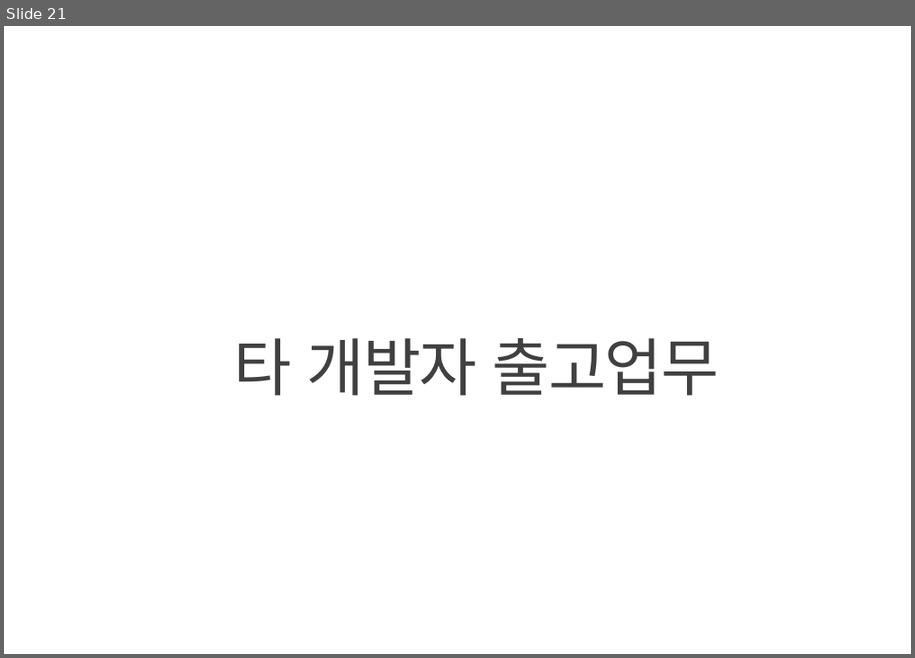
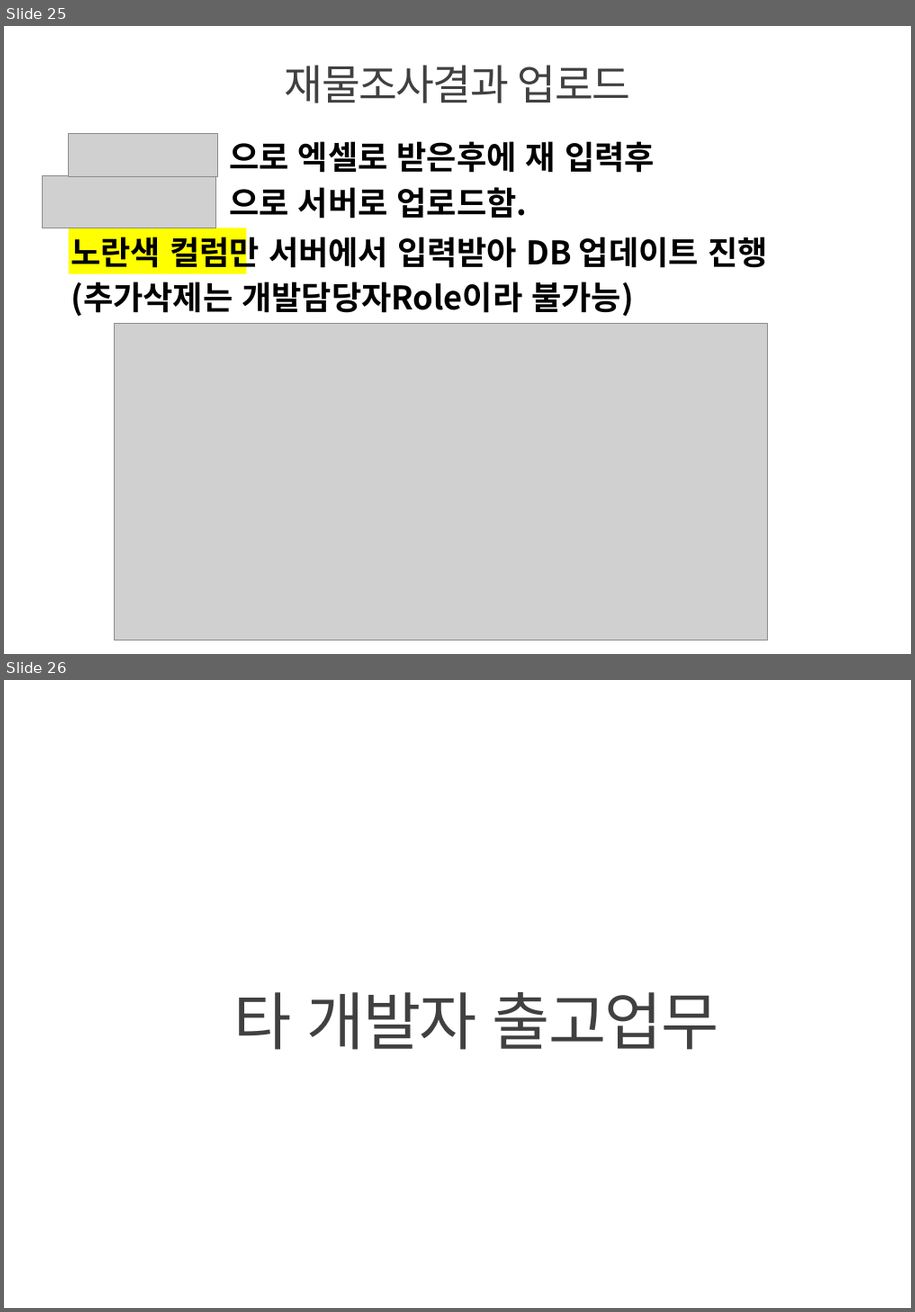
Before and after one commit to jaeyong1/stockmgmt, a slide deck: src/main/webapp/resources/doc/innoparts_user_guide.pptx. Shown one above the other, each under a label of ours: slide 21 before the commit, slides 25 and 26 after it. The pictures are 915x658 and 915x1312 pixels, drawn with LibreOffice and Linux fonts; fonts in the diff are those of the drawing; grey boxes stand for pictures; background and template pictures are left out. Boxes give left, top, right and bottom in pixels: in the first picture for what was removed or moved away, otherwise in the second. Text is boxed around its words. In the diff, an @@ line names an element or a change of style, - is before the commit and + after.

```diff
--- a/src/main/webapp/resources/doc/innoparts_user_guide.pptx
+++ b/src/main/webapp/resources/doc/innoparts_user_guide.pptx
@@ slide 25 added at (x1=4, y1=26, x2=911, y2=654), background picture (left out) @@
@@ title added at (x1=285, y1=65, x2=630, y2=103), 36 pt, text #404040 @@
+재물조사결과 업로드
@@ picture added at (x1=69, y1=134, x2=217, y2=177) @@
@@ text added at (x1=229, y1=141, x2=655, y2=219), 28 pt, text #000000, bold @@
+으로 엑셀로 받은후에 재 입력후
+으로 서버로 업로드함.
@@ picture added at (x1=43, y1=176, x2=216, y2=228) @@
@@ rectangle added at (x1=69, y1=228, x2=247, y2=274), fill #FFFF00 @@
@@ text added at (x1=71, y1=231, x2=768, y2=316), 28 pt, text #000000, bold @@
+노란색 컬럼만 서버에서 입력받아 DB 업데이트 진행
+(추가삭제는 개발담당자Role이라 불가능)
@@ picture added at (x1=114, y1=323, x2=767, y2=641) @@
@@ what was slide 21 is now slide 26 @@
```
Also in this commit, not shown: 3 slides changed, 4 other slides added, 2 other files.
